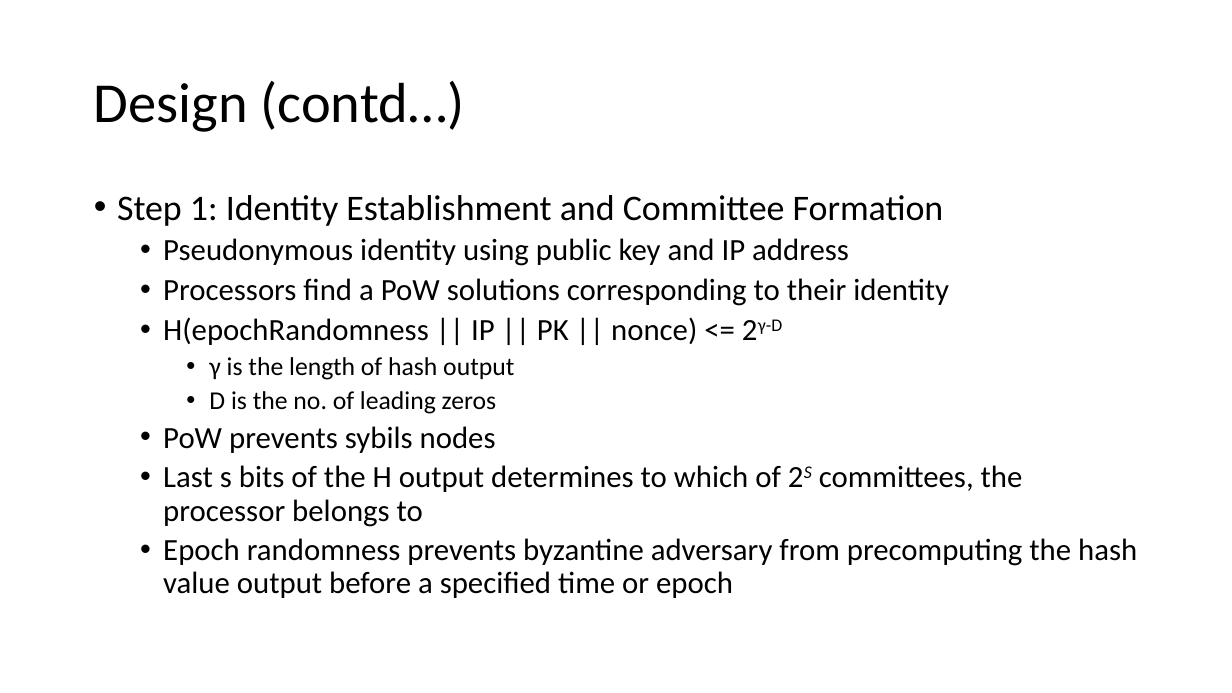
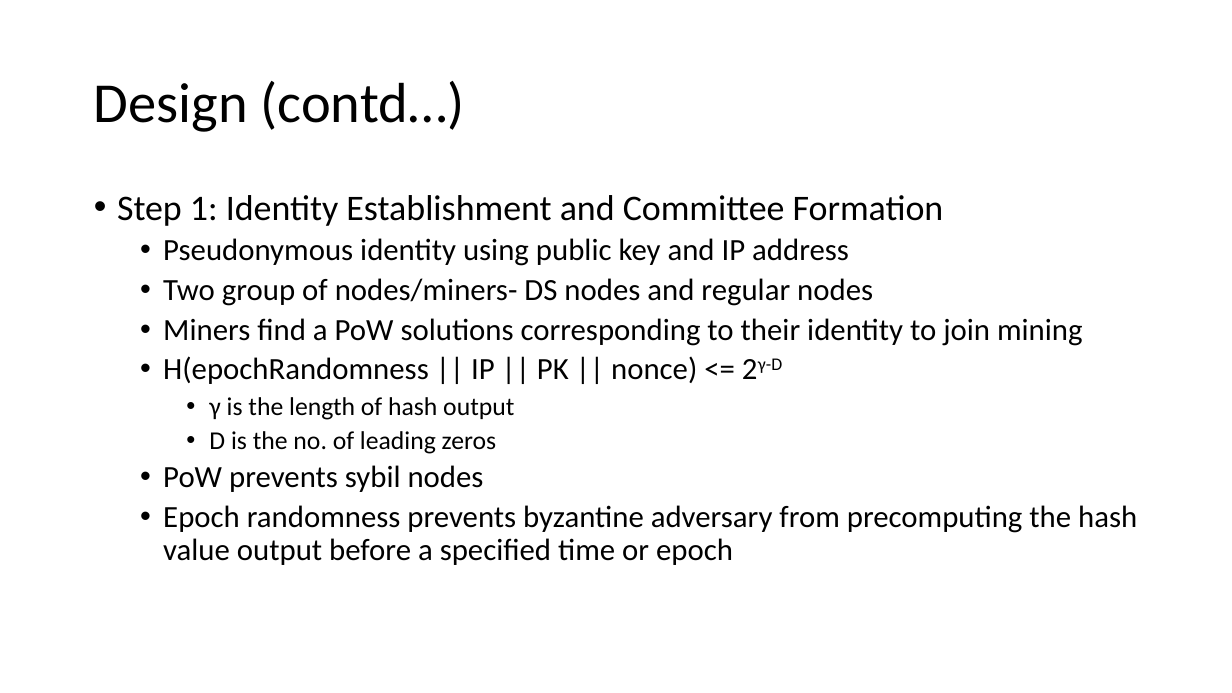
Before and after one commit to Tsajan/2018FallSemPOSTECH, a slide deck: slide 7 of CSED601 Dependable Computing/Sharding.pptx (slide 8 before the commit). Drawn at 1232x693 pixels with LibreOffice and Linux fonts; fonts in the diff are those of the drawing. Boxes give left, top, right and bottom in pixels: in the first picture for what was removed or moved away, otherwise in the second. Text is boxed around its words. In the diff, an @@ line names an element or a change of style, - is before the commit and + after.

```diff
--- a/CSED601 Dependable Computing/Sharding.pptx
+++ b/CSED601 Dependable Computing/Sharding.pptx
@@ text at bbox=[163, 278, 1083, 346]: text changed @@
-  • Processors find a PoW solutions corresponding to their identity
+  • Two group of nodes/miners- DS nodes and regular nodes
+  • Miners find a PoW solutions corresponding to their identity to join mining
@@ text at bbox=[163, 465, 484, 492]: text changed @@
-  • PoW prevents sybils nodes
-  • Last s bits of the H output determines to which of 2S committees, the processor belongs to
+  • PoW prevents sybil nodes
```
Also in this commit, not shown: 4 other slides changed, 9 slides added, 1 slide removed, 4 other files.
